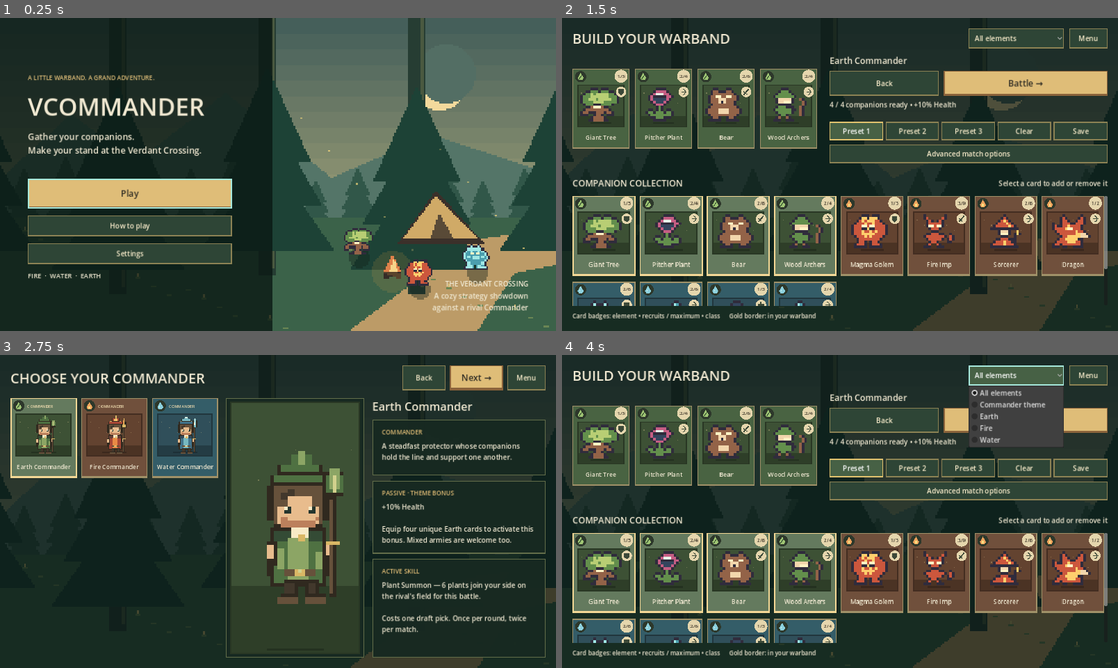
Above: before the commit, frames 1-4 (two rows, left to right).
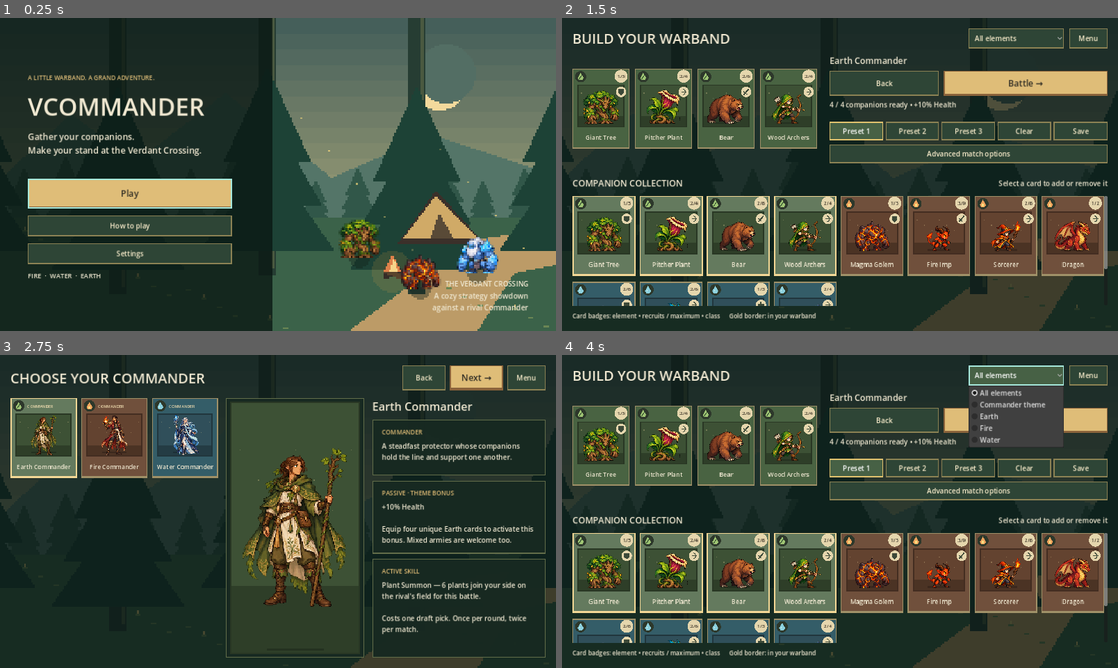
Above: after the commit, the same moments.

Repository: oaklanavery-hub/vcommander
Game: Godot game, scene res://scenes/main_menu/main_menu.tscn
The game is run twice, just before and just after one commit, with the same random seed, the same clock (stepped at 60 frames per second) and the same inputs. Sound files missing from this copy of the repository are replaced by a short silence.
Inputs:
- Up to frame 1 (0.25 s): no input
- Up to frame 2 (1.5 s): click "Play" at 0.5 s; click "Next →" at 1.25 s
- Up to frame 3 (2.75 s): click "Back" at 2 s
- Up to frame 4 (4 s): click "Next →" at 2.75 s; click "All elements" at 3.5 s

The runs differ from the first frame. In frame 1, 1.9% of the frame differs, in the area x 60-90%, y 64-87%; in frame 2, 6.5%; in frame 3, 6.8%, in the area x 5-63%, y 19-81%; in frame 4, 6.5%.

Commit message:
Add detailed original pixel fantasy Commander and roster atlases

Diff:
--- /dev/null
+++ b/assets/pixel/art_manifest.json
@@ -0,0 +1,85 @@
+{
+  "schema_version": 1,
+  "commanders": {
+    "texture": "res://assets/pixel/commanders-v2.png",
+    "cell_size": [
+      128,
+      192
+    ],
+    "frames": {
+      "fire": [
+        0,
+        0
+      ],
+      "water": [
+        1,
+        0
+      ],
+      "earth": [
+        2,
+        0
+      ]
+    }
+  },
+  "units": {
+    "texture": "res://assets/pixel/roster-v2.png",
+    "cell_size": [
+      64,
+      64
+    ],
+    "frames": {
+      "card_fire_01": [
+        0,
+        0
+      ],
+      "card_fire_02": [
+        1,
+        0
+      ],
+      "card_fire_03": [
+        2,
+        0
+      ],
+      "card_fire_04": [
+        3,
+        0
+      ],
+      "card_water_01": [
+        0,
+        1
+      ],
+      "card_water_02": [
+        1,
+        1
+      ],
+      "card_water_03": [
+        2,
+        1
+      ],
+      "card_water_04": [
+        3,
+        1
+      ],
+      "card_earth_01": [
+        0,
+        2
+      ],
+      "card_earth_02": [
+        1,
+        2
+      ],
+      "card_earth_03": [
+        2,
+        2
+      ],
+      "card_earth_04": [
+        3,
+        2
+      ],
+      "commander_plant": [
+        0,
+        3
+      ]
+    }
+  }
+}
--- a/scripts/presentation/card_portrait.gd
+++ b/scripts/presentation/card_portrait.gd
@@ -31,8 +31,10 @@
     var picture: Texture2D = CommanderArt.icon(element) if commander else UnitArt.icon(str(definition.get("id", "")), str(definition.get("role", "range")), element)
     var source_size := picture.get_size()
     var padding := 2.0 if size.y < 160 else 16.0
-    var scale_factor := maxf(1.0, floorf(minf((size.x - padding) / source_size.x, (size.y - padding) / source_size.y)))
-    var draw_size := source_size * scale_factor
+    var scale_factor := maxf(0.1, minf((size.x - padding) / source_size.x, (size.y - padding) / source_size.y))
+    if scale_factor >= 2.0:
+        scale_factor = floorf(scale_factor)
+    var draw_size := (source_size * scale_factor).floor()
     var position := ((size - draw_size) * 0.5).floor()
     draw_rect(Rect2(Vector2(size.x * 0.28, size.y - 12), Vector2(size.x * 0.44, 4)), color.darkened(0.4))
     draw_texture_rect(picture, Rect2(position, draw_size), false)
--- a/scripts/presentation/commander_art.gd
+++ b/scripts/presentation/commander_art.gd
@@ -12,6 +12,9 @@
     return _catalog
 
 static func icon(element: String) -> Texture2D:
+    var detailed := PixelAtlasArt.icon("commanders", element)
+    if detailed != null:
+        return detailed
     if _pictures.has(element):
         return _pictures[element]
     var data := catalog()
--- /dev/null
+++ b/scripts/presentation/pixel_atlas_art.gd
@@ -0,0 +1,36 @@
+class_name PixelAtlasArt
+extends RefCounted
+
+const MANIFEST := "res://assets/pixel/art_manifest.json"
+static var _manifest: Dictionary = {}
+static var _sheets: Dictionary = {}
+static var _frames: Dictionary = {}
+
+static func catalog() -> Dictionary:
+    if _manifest.is_empty() and FileAccess.file_exists(MANIFEST):
+        var parsed = JSON.parse_string(FileAccess.get_file_as_string(MANIFEST))
+        if parsed is Dictionary:
+            _manifest = parsed
+    return _manifest
+
+static func icon(group: String, id: String) -> Texture2D:
+    var key := group + "/" + id
+    if _frames.has(key):
+        return _frames[key]
+    var atlas: Dictionary = catalog().get(group, {})
+    var frames: Dictionary = atlas.get("frames", {})
+    if not frames.has(id):
+        return null
+    if not _sheets.has(group):
+        var path := str(atlas.get("texture", ""))
+        if not ResourceLoader.exists(path, "Texture2D"):
+            return null
+        _sheets[group] = load(path)
+    var cell: Array = atlas.get("cell_size", [64, 64])
+    var coordinate: Array = frames[id]
+    var result := AtlasTexture.new()
+    result.atlas = _sheets[group]
+    result.region = Rect2(int(coordinate[0]) * int(cell[0]), int(coordinate[1]) * int(cell[1]), int(cell[0]), int(cell[1]))
+    result.filter_clip = true
+    _frames[key] = result
+    return result
--- a/scripts/presentation/pixel_unit_art.gd
+++ b/scripts/presentation/pixel_unit_art.gd
@@ -26,6 +26,9 @@
     return result
 
 static func icon(card_id: String, role: String = "range", element: String = "earth") -> Texture2D:
+    var detailed := PixelAtlasArt.icon("units", card_id)
+    if detailed != null:
+        return detailed
     var key := card_id + role + element
     if _icons.has(key):
         return _icons[key]
@@ -46,6 +49,10 @@
 
 # All animation is derived from replay motion/events, never from game-rule state.
 static func draw_unit(canvas: CanvasItem, position: Vector2, role: String, element: String, pixel: float, flip: bool = false, bob: float = 0.0, card_id: String = "", pose: Dictionary = {}) -> void:
+    var detailed := PixelAtlasArt.icon("units", card_id)
+    if detailed != null:
+        _draw_detailed_unit(canvas, detailed, position, pixel, flip, bob, pose)
+        return
     var sprite := definition(card_id, role, element)
     var colors := palette(element)
     var rows: Array = sprite.get("pixels", [])
@@ -81,3 +88,37 @@
                 py += stride * facing_offset.y
                 stride *= facing_offset.x
             canvas.draw_rect(Rect2(origin + (Vector2(px + stride, py) + offset) * pixel, Vector2.ONE * pixel), color)
+
+static func _draw_detailed_unit(canvas: CanvasItem, texture: Texture2D, position: Vector2, pixel: float, flip: bool, bob: float, pose: Dictionary) -> void:
+    var state := str(pose.get("state", "idle"))
+    var facing := int(pose.get("facing", 4 if flip else 0))
+    var direction := Vector2(cos(float(facing) * PI / 4.0), sin(float(facing) * PI / 4.0)).round()
+    var mirror := facing in [3, 4, 5] if state in ["move", "attack"] else flip
+    var moving := state == "move"
+    var stride := 1.0 if int(pose.get("step", 0)) % 4 < 2 else -1.0
+    var side := roundf(pixel * 24.0)
+    var origin := (position - Vector2(side * 0.5, side * 0.9 + bob)).round()
+    var tint := Color(1.6, 1.5, 1.3) if bool(pose.get("hit", false)) else Color.WHITE
+    tint.a = float(pose.get("alpha", 1.0))
+    if state == "death":
+        canvas.draw_texture_rect(texture, Rect2(origin + Vector2(0, side * 0.45), Vector2(side, side * 0.55)), false, tint)
+        return
+    canvas.draw_set_transform(origin + Vector2(side if mirror else 0.0, 0.0), 0.0, Vector2(-1 if mirror else 1, 1))
+    var source := texture.get_size()
+    # Directional body lean and alternating lower-body strips retain the existing
+    # eight-direction/four-step procedural animation without driving simulation.
+    for y in range(0, int(source.y), 4):
+        var top := roundf(float(y) * side / source.y)
+        var bottom := roundf(minf(float(y + 4), source.y) * side / source.y)
+        var offset := direction * (1.0 if state == "attack" else 0.0)
+        if moving and float(y) < source.y * 0.45:
+            offset = Vector2(direction.x, -absf(direction.y))
+        if moving and float(y) >= source.y * 0.72:
+            for leg in range(2):
+                var step := stride * (1.0 if leg == 0 else -1.0)
+                var shift := Vector2(direction.x * step, -absf(direction.y) * step)
+                var target := Rect2(Vector2(float(leg) * side * 0.5, top) + shift, Vector2(side * 0.5, bottom - top))
+                canvas.draw_texture_rect_region(texture, target, Rect2(float(leg) * source.x * 0.5, y, source.x * 0.5, 4), tint)
+        else:
+            canvas.draw_texture_rect_region(texture, Rect2(Vector2(0, top) + offset, Vector2(side, bottom - top)), Rect2(0, y, source.x, minf(4, source.y - y)), tint)
+    canvas.draw_set_transform(Vector2.ZERO)
--- a/tests/test_export_content.gd
+++ b/tests/test_export_content.gd
@@ -13,10 +13,14 @@
     check(Art.catalog().get("sprites", {}).size() == 13, "export retains pixel art catalog")
     for card in db.get_all_cards():
         var picture := Art.icon(str(card["id"]), str(card["role"]), str(card["element"]))
-        check(picture.get_width() == 32 and picture.get_height() == 32, "all roster portraits available")
+        check(picture.get_width() == 64 and picture.get_height() == 64, "all detailed roster portraits available")
+        check(picture is AtlasTexture, "roster uses the detailed atlas instead of a fallback")
+    var plant := Art.icon("commander_plant")
+    check(plant is AtlasTexture and plant.get_width() == 64, "summoned plant art is included")
     for commander in db.get_all_commanders():
         var portrait := CommanderArt.icon(str(commander["element"]))
-        check(portrait.get_width() == 32 and portrait.get_height() == 48, "all full-body Commander portraits available in export")
+        check(portrait.get_width() == 128 and portrait.get_height() == 192, "all detailed full-body Commander portraits available in export")
+        check(portrait is AtlasTexture, "Commanders use the detailed atlas instead of a fallback")
     if not failed:
         print("Export content tests passed: roster, buffs, balance and portraits.")
     quit(1 if failed else 0)
Binary file added: assets/pixel/commanders-v2.png
Not shown, added: assets/pixel/commanders-v2.png.import
Binary file added: assets/pixel/roster-v2.png
Not shown, added: assets/pixel/roster-v2.png.import
Not shown, added: scripts/presentation/pixel_atlas_art.gd.uid
Not shown, added: assets/pixel/CREDITS.md
Not shown, changed: docs/ARCHITECTURE.md
Not shown, changed: docs/DATA_SCHEMA.md
Not shown, changed: docs/DEVELOPMENT_STATUS.md
Not shown, added: tools/pack_pixel_art.py
Not shown, changed: tools/validate_art.py
